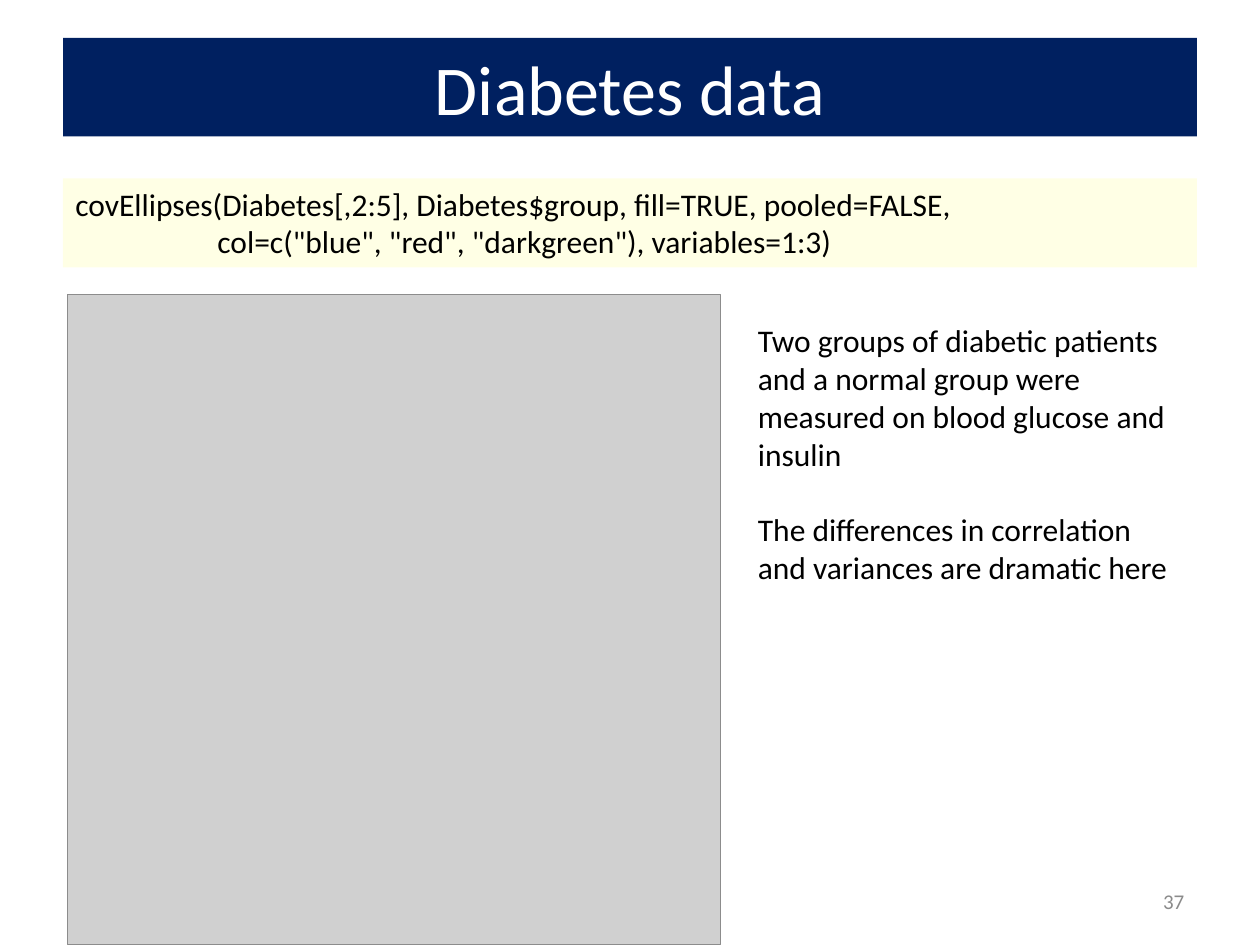
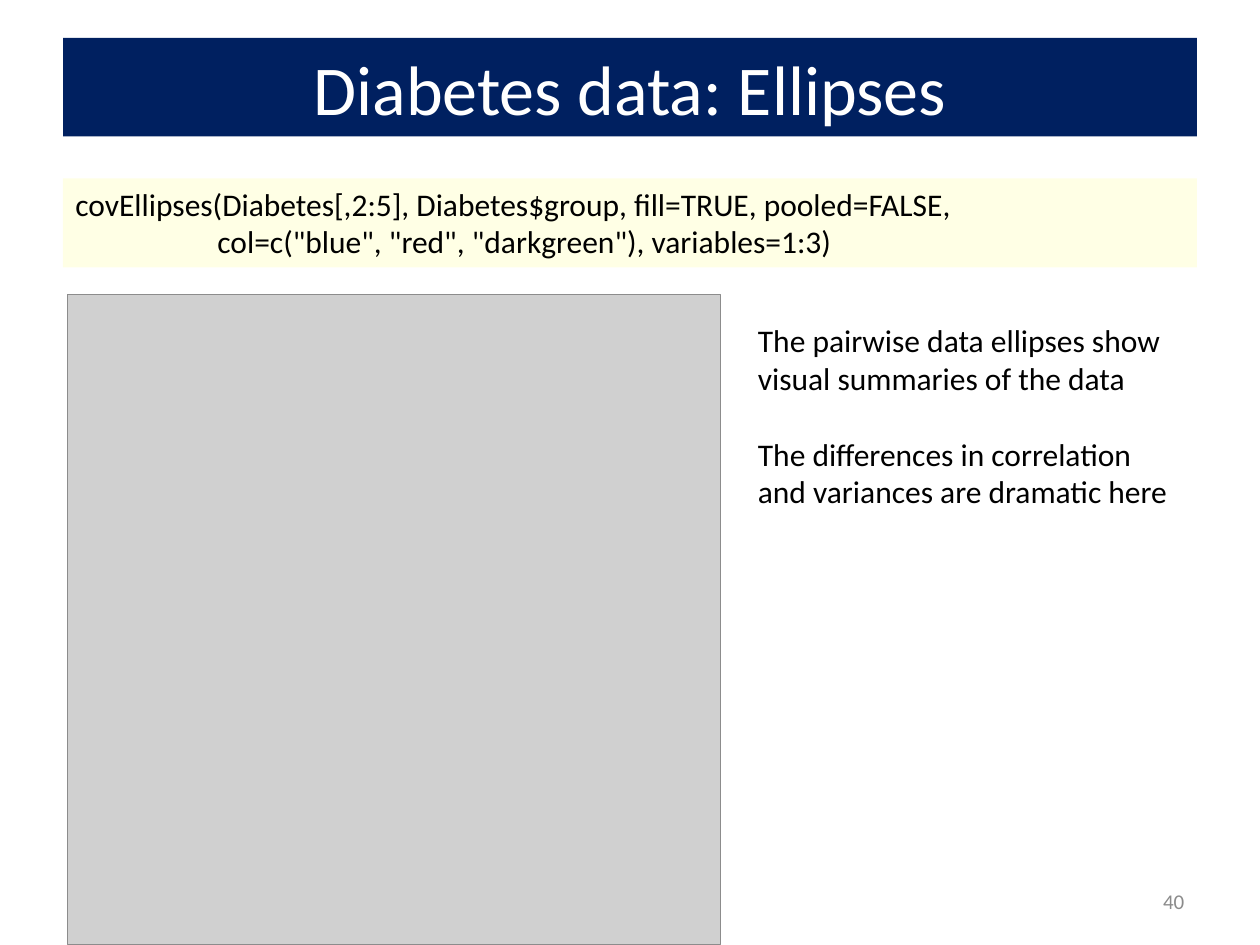
Before and after one commit to friendly/VisMLM-course, a slide deck: slide 40 of docs/lectures/lecture3.pptx (slide 37 before the commit). Drawn at 1260x945 pixels with LibreOffice and Linux fonts; fonts in the diff are those of the drawing; grey boxes stand for pictures. Boxes give left, top, right and bottom in pixels: in the first picture for what was removed or moved away, otherwise in the second. Text is boxed around its words. In the diff, an @@ line names an element or a change of style, - is before the commit and + after.

```diff
--- a/docs/lectures/lecture3.pptx
+++ b/docs/lectures/lecture3.pptx
@@ title at (x1=314, y1=66, x2=946, y2=127): text changed @@
-Diabetes data
+Diabetes data: Ellipses
@@ text at (x1=758, y1=330, x2=1160, y2=391): text changed @@
-Two groups of diabetic patients and a normal group were measured on blood glucose and insulin
+The pairwise data ellipses show visual summaries of the data
@@ page number at (x1=1163, y1=895, x2=1184, y2=909): text changed @@
-37
+40
```
Also in this commit, not shown: 8 other slides changed, 3 slides added, 35 other files.
